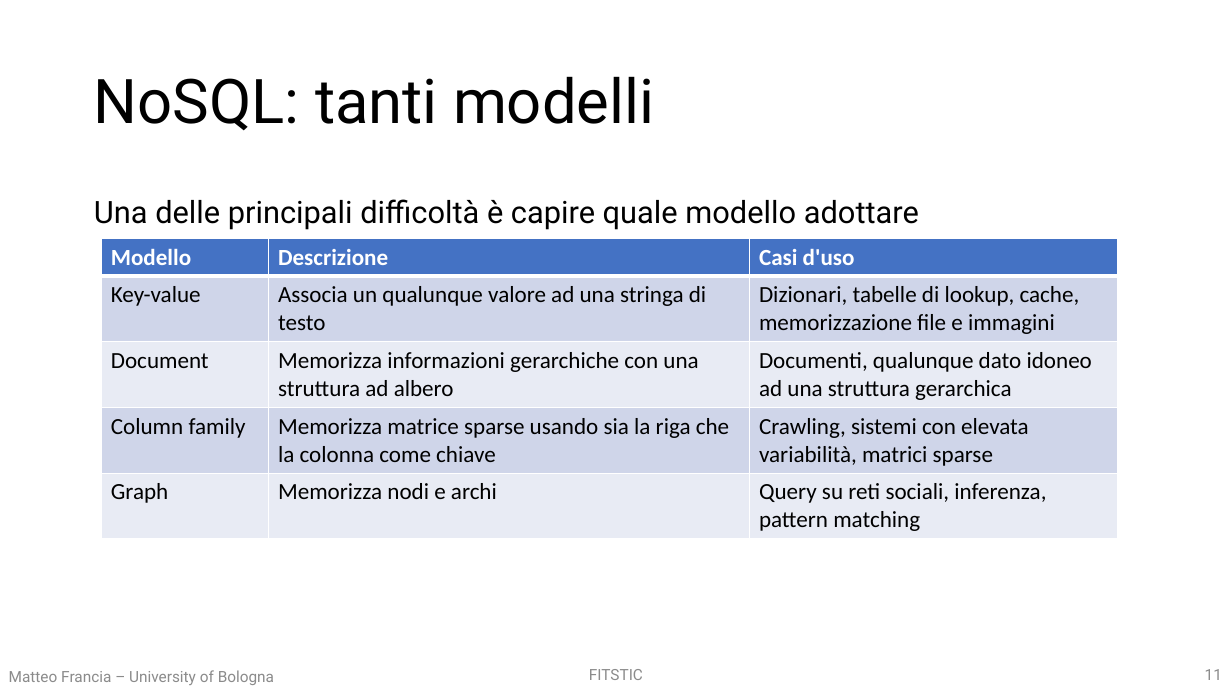
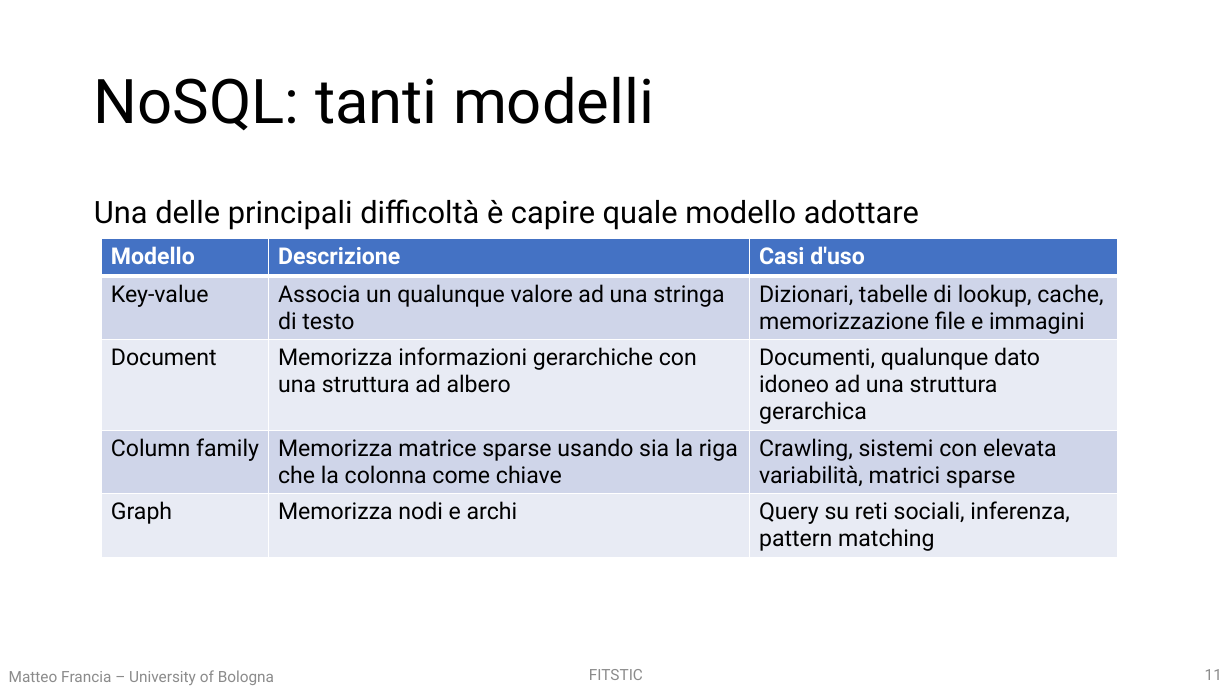
Before and after one commit to w4bo/teaching-nosql, a slide deck: slide 11 of slides/01 - T1 - I database NoSQL.pptx. Drawn at 1232x693 pixels with LibreOffice and Linux fonts; fonts in the diff are those of the drawing. Boxes give left, top, right and bottom in pixels: in the first picture for what was removed or moved away, otherwise in the second. Text is boxed around its words. In the diff, an @@ line names an element or a change of style, - is before the commit and + after.

```diff
--- a/slides/01 - T1 - I database NoSQL.pptx
+++ b/slides/01 - T1 - I database NoSQL.pptx
@@ table at bbox=[102, 238, 1118, 591] @@
@@ font Calibri to Roboto @@
```
Also in this commit, not shown: 2 other files.
